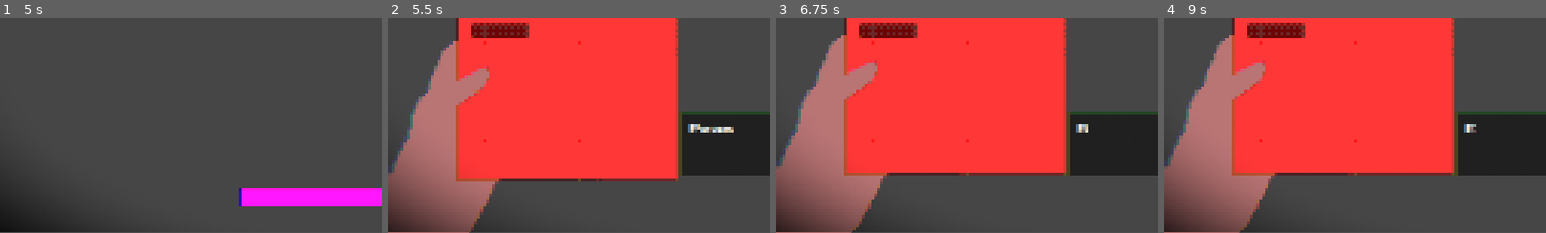
Above: before the commit, frames 1-4 (left to right).
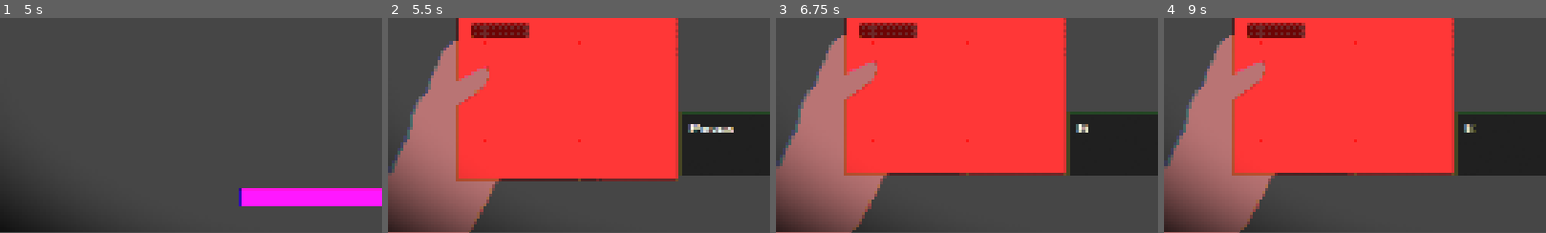
Above: after the commit, the same moments.

Repository: LicoRyte/Inspectors
Game: Godot game, scene res://Scene/main.tscn
Same seed, same stepped clock (60 frames per second), same inputs: the game is played once before the commit and once after it.
Inputs (mouse positions are % of the whole screen's width and height, from its top left):
- Up to frame 1 (5 s): click (80, 95) at 0.5 s; click (22, 19) at 1.27 s; click (80, 95) at 2 s; click (22, 19) at 2.77 s; click (80, 95) at 3.5 s; click (22, 19) at 4.27 s
- Up to frame 2 (5.5 s): tap Enter at 5 s; move the mouse to (22, 31) at 5.02 s; click (22, 31) at 5.17 s
- Up to frame 3 (6.75 s): click (14, 28) at 5.75 s; click (14, 32) at 6.5 s
- Up to frame 4 (9 s): click (14, 37) at 7.25 s; click (14, 42) at 8 s; click (14, 47) at 8.75 s
The pictures show only the part of the screen within x 0-50%, y 50-100%; the shares and areas given below are measured in that part.

Frame 1 is identical in both runs. In frame 2, 0.2% of the frame differs, in the area x 78-91%, y 49-54%; in frame 3, 0.1%; in frame 4, less than 0.1%.

Commit message:
text displacement

Diff:
--- a/Scene/dialogue.tscn
+++ b/Scene/dialogue.tscn
@@ -1,9 +1,10 @@
-[gd_scene load_steps=10 format=3 uid="uid://cxywpmqbj5bua"]
+[gd_scene load_steps=12 format=3 uid="uid://cxywpmqbj5bua"]
 
 [ext_resource type="FontFile" uid="uid://cl1lla7t28egr" path="res://Assets/Fonts/PublicPixel-rv0pA.ttf" id="1_afqsb"]
 [ext_resource type="Script" uid="uid://bc7evgdlrflw6" path="res://Script/dialogue.gd" id="1_qgi3a"]
 [ext_resource type="Texture2D" uid="uid://dywxa7ewarcdt" path="res://Assets/company_placeholder.png" id="2_4wkfl"]
 [ext_resource type="Texture2D" uid="uid://d320888xp37o1" path="res://Assets/blue_trans_placeholder.png" id="3_ve4bg"]
+[ext_resource type="Shader" uid="uid://70kkkv0n0dxn" path="res://Shader/displacement.gdshader" id="4_wkfqg"]
 [ext_resource type="Shader" uid="uid://br0bs5q7ps18g" path="res://Shader/CRT.gdshader" id="5_k6gw1"]
 
 [sub_resource type="PlaceholderTexture2D" id="PlaceholderTexture2D_4wkfl"]
@@ -16,6 +17,14 @@
 border_width_right = 2
 border_width_bottom = 2
 border_color = Color(0.171169, 0.169791, 0.0300328, 1)
+
+[sub_resource type="ShaderMaterial" id="ShaderMaterial_ftm81"]
+shader = ExtResource("4_wkfqg")
+shader_parameter/interval = 0.5
+shader_parameter/timeDelay = 0.0
+shader_parameter/intensityX = 0.75
+shader_parameter/intensityY = 0.75
+shader_parameter/seed = 42.0
 
 [sub_resource type="PlaceholderTexture2D" id="PlaceholderTexture2D_ve4bg"]
 size = Vector2(90, 45)
@@ -99,6 +108,7 @@
 layout_mode = 2
 
 [node name="Label" type="Label" parent="TextBoxContainer/MarginContainer/HBoxContainer"]
+material = SubResource("ShaderMaterial_ftm81")
 custom_minimum_size = Vector2(1, 1)
 layout_mode = 2
 size_flags_horizontal = 3
--- /dev/null
+++ b/Shader/displacement.gdshader
@@ -0,0 +1,18 @@
+shader_type canvas_item;
+uniform float interval = 0.5; // the displacement will happen every [interval] seconds
+uniform float timeDelay = 0.0; // use it if you don't want all the sprites to move at the same time
+uniform float intensityX = 20.0; // X axis force of movement
+uniform float intensityY = 20.0; // Y axis force of movement
+uniform float seed = 42.0; // seed to randomize movement
+
+void vertex() {
+	float chunk = floor((TIME + timeDelay) / interval);
+	float seedNum = VERTEX.x + VERTEX.y + chunk + seed;
+	float offsetX = sin(seedNum * 12.9898) * 43758.5453;
+	float offsetY = sin(seedNum * 32.9472) * 94726.0482;
+	offsetX = fract(offsetX);
+	offsetX = offsetX * 2.0 - 1.0;
+	offsetY = fract(offsetY);
+	offsetY = offsetY * 2.0 - 1.0;
+	VERTEX += vec2(offsetX * intensityX, offsetY * intensityY);
+}
Not shown, added: Shader/displacement.gdshader.uid
